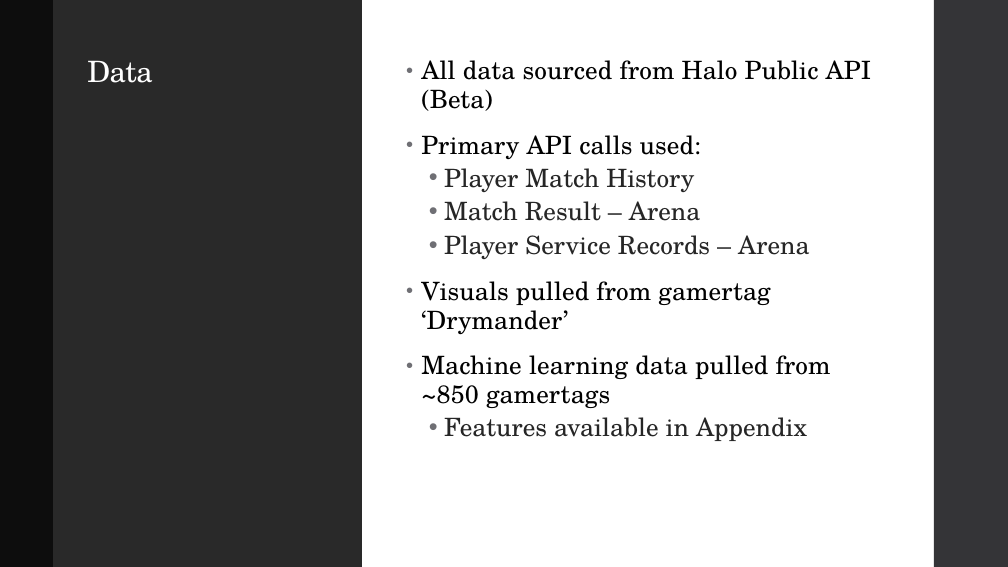
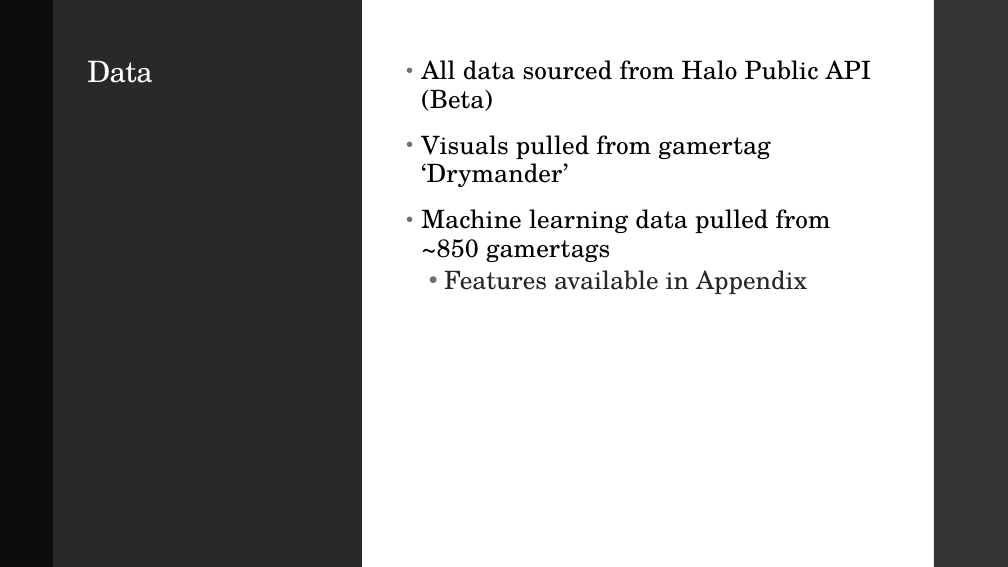
Before and after one commit to Drymander/Capstone-Halo-5, a slide deck: slide 3 of presentation/Presentation.pptx. Drawn at 1008x567 pixels with LibreOffice and Linux fonts; fonts in the diff are those of the drawing. Boxes give left, top, right and bottom in pixels: in the first picture for what was removed or moved away, otherwise in the second. Text is boxed around its words. In the diff, an @@ line names an element or a change of style, - is before the commit and + after.

```diff
--- a/presentation/Presentation.pptx
+++ b/presentation/Presentation.pptx
@@ text at (x1=421, y1=135, x2=809, y2=259): paragraphs removed @@
-• Primary API calls used:
-  • Player Match History
-  • Match Result – Arena
-  • Player Service Records – Arena
```
Also in this commit, not shown: 1 other slide changed, 1 slide added, 1 slide removed, 10 other files.
